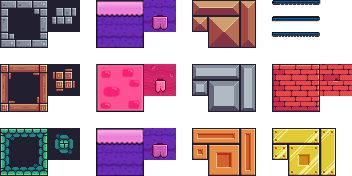
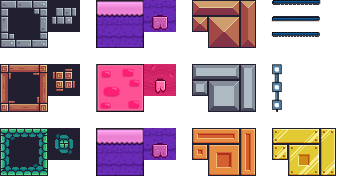
Layer changes from the first 352 x 176 image to the second:
renamed "Layer 8 copy 3" to "Layer 11", moved it above "Group 3", painted on it over [272, 64, 352, 112]
renamed "Layer 7" to "Group 3", painted on it, masked it over [272, 64, 336, 112]
